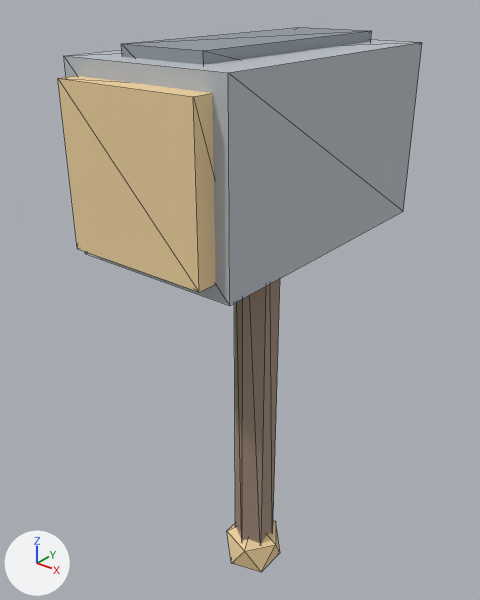
What one commit did to the glTF model assets/models/weapon_hammer.glb.
Both versions are drawn from a 50 mm camera at (0.797, -1.056, 1.159) aimed at (-0.06, 0.016, 0.494). Every picture has the same lights, and +X, +Y and +Z are marked at lower left. The older version comes first. Mesh edges are drawn as thin lines. Vertices at exactly the same position are counted once.

Objects in the first picture: 'butt', 'crown', 'face_r', 'handle', 'head'.
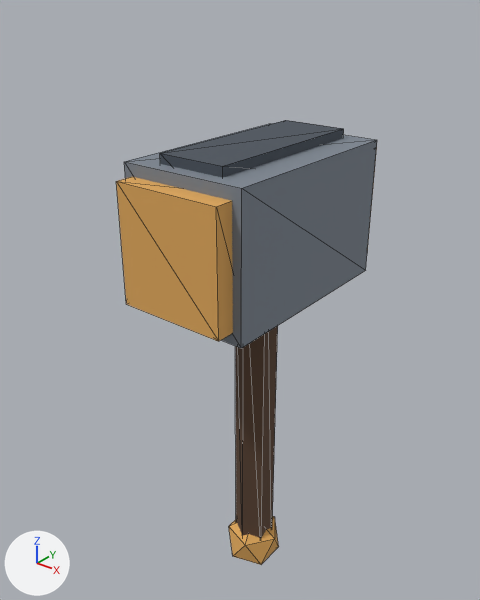
The change, as a diff of the scene's bpy script:
```diff
--- a/assets/models/weapon_hammer.glb.py
+++ b/assets/models/weapon_hammer.glb.py
@@ mat_wpn_grip @@
 mat_wpn_grip = principled_material('wpn_grip')
-mat_wpn_grip.base_color = (0.357, 0.263, 0.196)  # beige #a18c7a
+mat_wpn_grip.base_color = (0.105, 0.0561, 0.0319)  # brown #5b4332
 mat_wpn_grip.roughness = 0.9
@@ mat_wpn_gold @@
 mat_wpn_gold = principled_material('wpn_gold')
-mat_wpn_gold.base_color = (0.878, 0.659, 0.353)  # beige #f1d4a0
+mat_wpn_gold.base_color = (0.745, 0.392, 0.102)  # orange #e0a85a
 mat_wpn_gold.roughness = 0.9
@@ mat_wpn_iron @@
 mat_wpn_iron = principled_material('wpn_iron')
-mat_wpn_iron.base_color = (0.49, 0.525, 0.569)  # light grey #bac0c7
+mat_wpn_iron.base_color = (0.205, 0.238, 0.283)  # grey #7d8691
 mat_wpn_iron.roughness = 0.9
@@ mat_wpn_iron_dark @@
 mat_wpn_iron_dark = principled_material('wpn_iron_dark')
-mat_wpn_iron_dark.base_color = (0.29, 0.322, 0.361)  # grey #939aa2
+mat_wpn_iron_dark.base_color = (0.0685, 0.0844, 0.107)  # greyish blue #4a525c
 mat_wpn_iron_dark.roughness = 0.9
@@ me_cylinder @@
-me_cylinder.from_pydata(...)  # 12 vertices, 20 faces; spans x -0.043..0.043, y -0.05..0.05, z -0.55..0.55
+me_cylinder.from_pydata(...)  # 12 vertices, 20 faces; spans x -0.042..0.042, y -0.048..0.048, z -0.46..0.46
+# me_cylinder part 1: the whole mesh is scaled about its middle by (0.96, 0.96, 0.836)
 me_cylinder.materials.append(mat_wpn_grip)
@@ me_icosphere @@
-me_icosphere.from_pydata(...)  # 12 vertices, 20 faces; spans x -0.072..0.072, y -0.068..0.068, z -0.28..-0.12
+me_icosphere.from_pydata(...)  # 12 vertices, 20 faces; spans x -0.067..0.067, y -0.064..0.064, z -0.255..-0.105
+# me_icosphere part 2: the whole mesh is scaled about its middle by 0.938, then moved by (0.0, 0.0, 0.02)
 me_icosphere.materials.append(mat_wpn_gold)
@@ me_cube @@
-me_cube.from_pydata(...)  # 8 vertices, 12 faces; spans x -0.18..0.18, y -0.31..0.31, z 0.68..1.04
+me_cube.from_pydata(...)  # 8 vertices, 12 faces; spans x -0.14..0.14, y -0.23..0.23, z 0.55..0.85
+# me_cube part 3: the whole mesh is scaled about its middle by (0.778, 0.742, 0.833), then moved by (0.0, 0.0, -0.16)
 me_cube.materials.append(mat_wpn_iron)
@@ me_cube_001 @@
-me_cube_001.from_pydata(...)  # 8 vertices, 12 faces; spans x -0.15..0.15, y -0.35..-0.25, z 0.71..1.01
+me_cube_001.from_pydata(...)  # 8 vertices, 12 faces; spans x -0.12..0.12, y -0.27..-0.19, z 0.575..0.825
+# me_cube_001 part 4: the whole mesh is scaled about its middle by (0.8, 0.8, 0.833), then moved by (0.0, 0.07, -0.16)
 me_cube_001.materials.append(mat_wpn_gold)
@@ me_cube_002 @@
-me_cube_002.from_pydata(...)  # 8 vertices, 12 faces; spans x -0.15..0.15, y 0.25..0.35, z 0.71..1.01
+me_cube_002.from_pydata(...)  # 8 vertices, 12 faces; spans x -0.12..0.12, y 0.19..0.27, z 0.575..0.825
+# me_cube_002 part 5: the whole mesh is scaled about its middle by (0.8, 0.8, 0.833), then moved by (0.0, -0.07, -0.16)
 me_cube_002.materials.append(mat_wpn_gold)
@@ me_cube_003 @@
-me_cube_003.from_pydata(...)  # 8 vertices, 12 faces; spans x -0.09..0.09, y -0.26..0.26, z 0.94..1.06
+me_cube_003.from_pydata(...)  # 8 vertices, 12 faces; spans x -0.075..0.075, y -0.2..0.2, z 0.77..0.87
+# me_cube_003 part 6: the whole mesh is scaled about its middle by (0.833, 0.769, 0.833), then moved by (0.0, 0.0, -0.18)
 me_cube_003.materials.append(mat_wpn_iron_dark)
@@ ob_handle @@
 ob_handle = bpy.data.objects.new('handle', me_cylinder)
-ob_handle.location = (0.0, 0.0, 0.33)
+ob_handle.location = (0.0, 0.0, 0.26)
```

Boxes (x1, y1, x2, y2) around the edits, measured in the pictures (480 x 600 px):
'head', recoloured, moved, rescaled (29% narrower, 16% shorter)
    before: (64, 39, 422, 306)
    after: (124, 124, 377, 348)
'face_r', recoloured, moved, rescaled (26% narrower, 24% shorter)
    before: (58, 76, 216, 292)
    after: (116, 177, 233, 341)
'crown', recoloured, moved, rescaled
    before: (122, 27, 372, 65)
    after: (160, 120, 344, 178)
'handle', recoloured, moved, rescaled (beige to brown, 6% narrower, 20% shorter)
    before: (234, 279, 280, 543)
    after: (235, 326, 278, 538)
'butt', recoloured, moved, rescaled (beige to orange)
    before: (227, 520, 280, 572)
    after: (229, 516, 279, 565)
'face_l', recoloured, moved, rescaled (not visible before)
    after: (367, 148, 377, 251)
